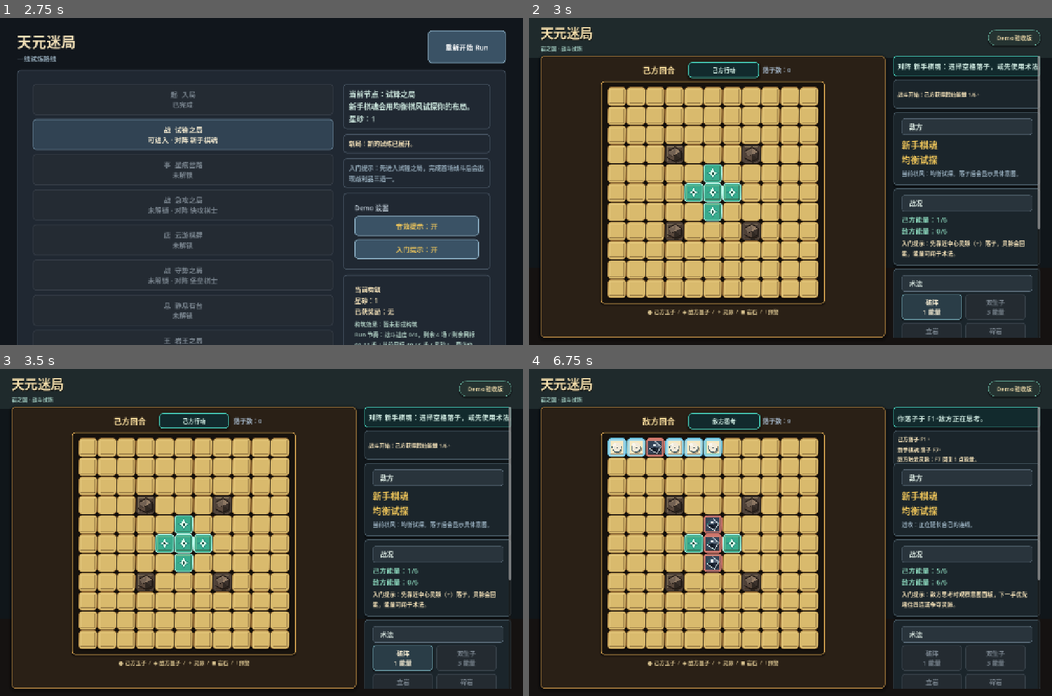
Above: before the commit, frames 1-4 (two rows, left to right).
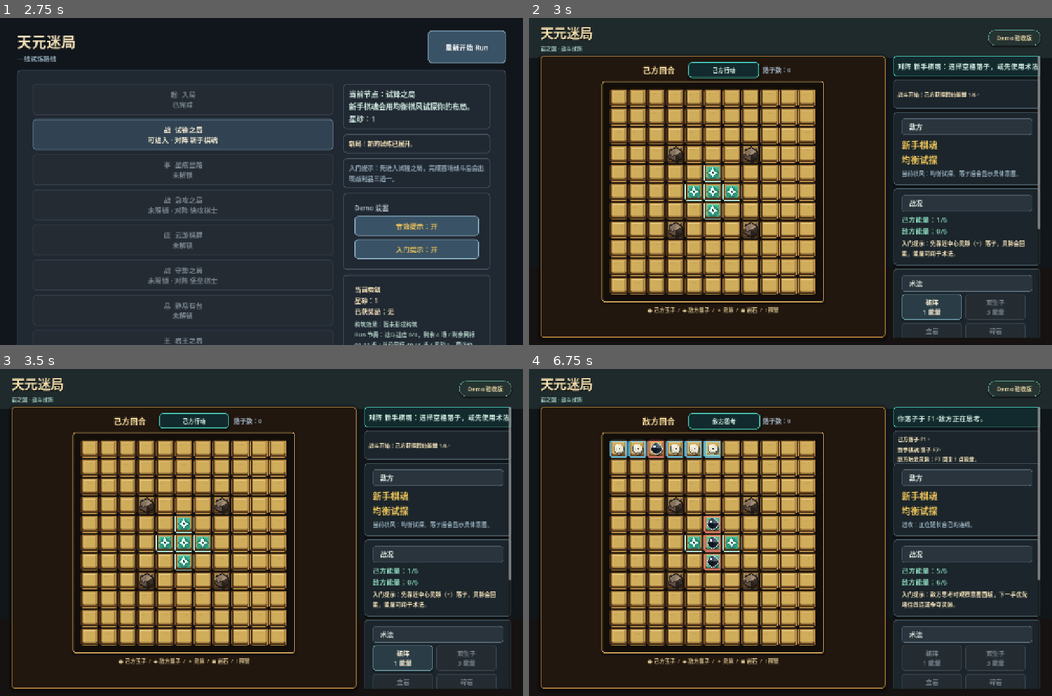
Above: after the commit, the same moments.

Repository: eason522/game
Game: Godot game, scene res://scenes/ui/MainMenu.tscn
Same seed, same stepped clock (60 frames per second), same inputs: the game is played once before the commit and once after it.
Inputs (mouse positions are in pixels of both pictures, inside the frame that each line leads up to):
- Up to frame 1 (2.75 s): click "新的 Run" at 0.5 s; click "重新开始 Run" at 1.25 s; click "重新开始 Run" at 2 s
- Up to frame 2 (3 s): click "战 试锋之局 可进入 · 对阵 新手棋魂" at 2.75 s
- Up to frame 3 (3.5 s): no input
- Up to frame 4 (6.75 s): click (617, 447) at 3.52 s; click (633, 447) at 4.27 s; click (675, 447) at 5.02 s; click (691, 447) at 5.77 s; click (712, 447) at 6.52 s

Frame 1 is identical in both runs. In frame 2, 16% of the frame differs, in the area x 2-69%, y 11-98%; in frame 3, 16%; in frame 4, 16%.

Commit message:
打磨战斗棋盘材质质感
本轮按计划推进棋盘第一眼观感：格子改为内嵌材质面，收紧格缝，强化木纹、暗边、玉子/墨子体积和岩石棱面。

验证：完整 smoke 套件通过，并补充 battle feedback 材质护栏。

Diff:
--- a/scripts/game/BattleCellButton.gd
+++ b/scripts/game/BattleCellButton.gd
@@ -11,6 +11,7 @@
 const MARK_SEALED := "sealed"
 const MARK_SKILL_TARGET := "skill_target"
 const MARK_WARNING := "warning"
+const MATERIAL_TIER := "inset_board_v2"
 
 var terrain_kind := TERRAIN_NORMAL
 var piece_kind := PIECE_NONE
@@ -18,6 +19,17 @@
 var is_winning_cell := false
 var is_last_move_cell := false
 var feedback_kind := ""
+var board_position := Vector2i.ZERO
+var material_tier := MATERIAL_TIER
+
+
+func set_board_position(pos: Vector2i) -> void:
+	board_position = pos
+	queue_redraw()
+
+
+func get_material_tier() -> String:
+	return material_tier
 
 
 func set_visual_state(terrain: String, piece: String, marker: String, winning: bool, last_move: bool, feedback: String) -> void:
@@ -32,7 +44,7 @@
 
 func _draw() -> void:
 	var rect := Rect2(Vector2.ZERO, size)
-	_draw_cell_bevel(rect)
+	_draw_cell_surface(rect)
 
 	match terrain_kind:
 		TERRAIN_SPIRIT:
@@ -65,34 +77,68 @@
 		_draw_feedback_glow(rect)
 
 
-func _draw_cell_bevel(rect: Rect2) -> void:
-	var tl := rect.position + Vector2(5, 5)
-	var tr := rect.position + Vector2(rect.size.x - 5, 5)
-	var bl := rect.position + Vector2(5, rect.size.y - 5)
-	var br := rect.position + rect.size - Vector2(5, 5)
-	draw_line(tl, tr, Color(1, 0.91, 0.62, 0.28), 2.0)
-	draw_line(tl, bl, Color(1, 0.91, 0.62, 0.18), 1.5)
-	draw_line(bl, br, Color(0.18, 0.09, 0.02, 0.34), 2.0)
-	draw_line(tr, br, Color(0.18, 0.09, 0.02, 0.26), 1.5)
+func _draw_cell_surface(rect: Rect2) -> void:
+	var outer := rect.grow(-2)
+	var lip := rect.grow(-4)
+	var face := Rect2(Vector2(7, 6), rect.size - Vector2(14, 13))
+	var face_color := Color("#d0ad5b")
+	var grain_color := Color("#a9813f")
+	var inner_shadow := Color("#4a2f16")
+
+	if terrain_kind == TERRAIN_SPIRIT:
+		face_color = Color("#43b999")
+		grain_color = Color("#26866f")
+		inner_shadow = Color("#10443d")
+	elif terrain_kind == TERRAIN_ROCK:
+		face_color = Color("#534438")
+		grain_color = Color("#2b211b")
+		inner_shadow = Color("#1b1410")
+
+	draw_rect(outer, Color("#3b2917"), true)
+	draw_rect(lip, Color("#b98d45"), true)
+	draw_rect(Rect2(lip.position + Vector2(0, lip.size.y - 5), Vector2(lip.size.x, 5)), Color("#6c461f"), true)
+	draw_rect(face, face_color, true)
+	draw_rect(Rect2(face.position, Vector2(face.size.x, 3)), Color(1, 0.92, 0.68, 0.20), true)
+	draw_rect(Rect2(face.position + Vector2(0, face.size.y - 4), Vector2(face.size.x, 4)), Color(inner_shadow.r, inner_shadow.g, inner_shadow.b, 0.30), true)
+	draw_line(face.position + Vector2(1, 1), face.position + Vector2(face.size.x - 2, 1), Color(1, 0.96, 0.72, 0.22), 1.0)
+	draw_line(face.position + Vector2(1, 1), face.position + Vector2(1, face.size.y - 2), Color(1, 0.92, 0.62, 0.16), 1.0)
+	draw_line(face.position + Vector2(0, face.size.y - 1), face.position + face.size - Vector2(1, 1), Color(0.13, 0.07, 0.03, 0.34), 1.2)
+	draw_line(face.position + Vector2(face.size.x - 1, 0), face.position + face.size - Vector2(1, 1), Color(0.13, 0.07, 0.03, 0.28), 1.2)
+	_draw_cell_grain(face, grain_color)
+
+
+func _draw_cell_grain(face: Rect2, grain_color: Color) -> void:
+	for index in range(3):
+		var start_x: float = face.position.x + 4.0 + float(index) * 8.0 + _seeded_variation(index, 2.0)
+		var y: float = face.position.y + 8.0 + _seeded_variation(index + 3, 4.0)
+		var end_x: float = min(face.position.x + face.size.x - 4.0, start_x + 11.0 + _seeded_variation(index + 6, 3.0))
+		draw_line(Vector2(start_x, y), Vector2(end_x, y + _seeded_variation(index + 9, 1.5)), Color(grain_color.r, grain_color.g, grain_color.b, 0.22), 0.8)
+
+
+func _seeded_variation(index: int, span: float) -> float:
+	var raw: int = (board_position.x * 31 + board_position.y * 47 + index * 17) % 100
+	return (float(raw) / 99.0 - 0.5) * span
 
 
 func _draw_spirit(rect: Rect2) -> void:
 	var center := rect.get_center()
-	draw_circle(center, rect.size.x * 0.28, Color(0.14, 0.78, 0.63, 0.20))
-	draw_circle(center, rect.size.x * 0.18, Color(0.35, 0.98, 0.79, 0.35))
+	draw_circle(center + Vector2(1, 2), rect.size.x * 0.31, Color(0.02, 0.12, 0.10, 0.28))
+	draw_circle(center, rect.size.x * 0.29, Color(0.14, 0.78, 0.63, 0.26))
+	draw_circle(center, rect.size.x * 0.20, Color(0.35, 0.98, 0.79, 0.36))
 	var star := PackedVector2Array([
-		center + Vector2(0, -13),
-		center + Vector2(5, -4),
-		center + Vector2(13, 0),
-		center + Vector2(5, 4),
-		center + Vector2(0, 13),
-		center + Vector2(-5, 4),
-		center + Vector2(-13, 0),
-		center + Vector2(-5, -4),
+		center + Vector2(0, -14),
+		center + Vector2(5, -5),
+		center + Vector2(14, 0),
+		center + Vector2(5, 5),
+		center + Vector2(0, 14),
+		center + Vector2(-5, 5),
+		center + Vector2(-14, 0),
+		center + Vector2(-5, -5),
 	])
 	draw_colored_polygon(star, Color("#dfffee"))
-	draw_polyline(star, Color("#2e8c7e"), 2.0, true)
-	draw_circle(center, 3.0, Color("#1f4e45"))
+	draw_polyline(star, Color("#247767"), 2.0, true)
+	draw_circle(center, 4.0, Color("#f6fff7"))
+	draw_circle(center, 2.2, Color("#1f4e45"))
 
 
 func _draw_rock(rect: Rect2) -> void:
@@ -107,72 +153,75 @@
 	])
 	var shadow_offset := PackedVector2Array()
 	for point in shadow:
-		shadow_offset.append(point + Vector2(3, 4))
-	draw_colored_polygon(shadow_offset, Color(0.03, 0.025, 0.02, 0.45))
-	draw_colored_polygon(shadow, Color("#4e4037"))
+		shadow_offset.append(point + Vector2(4, 5))
+	draw_colored_polygon(shadow_offset, Color(0.03, 0.025, 0.02, 0.52))
+	draw_colored_polygon(shadow, Color("#46382f"))
 
 	draw_colored_polygon(PackedVector2Array([
 		center + Vector2(-15, -7),
 		center + Vector2(2, -17),
 		center + Vector2(1, 1),
 		center + Vector2(-7, 6),
-	]), Color("#726153"))
+	]), Color("#837160"))
 	draw_colored_polygon(PackedVector2Array([
 		center + Vector2(2, -17),
 		center + Vector2(17, -6),
 		center + Vector2(1, 1),
-	]), Color("#8a7562"))
+	]), Color("#9a836b"))
 	draw_colored_polygon(PackedVector2Array([
 		center + Vector2(17, -6),
 		center + Vector2(16, 11),
 		center + Vector2(1, 1),
-	]), Color("#3c322c"))
+	]), Color("#3a3029"))
 	draw_colored_polygon(PackedVector2Array([
 		center + Vector2(16, 11),
 		center + Vector2(1, 18),
 		center + Vector2(1, 1),
-	]), Color("#302822"))
+	]), Color("#2a221d"))
 	draw_colored_polygon(PackedVector2Array([
 		center + Vector2(1, 18),
 		center + Vector2(-17, 9),
 		center + Vector2(-7, 6),
 		center + Vector2(1, 1),
-	]), Color("#5a493d"))
-	draw_polyline(shadow, Color("#211915"), 2.4, true)
+	]), Color("#604f42"))
+	draw_polyline(shadow, Color("#1c1512"), 2.6, true)
 	draw_line(center + Vector2(-7, 6), center + Vector2(1, 1), Color("#241b16"), 1.3)
-	draw_line(center + Vector2(1, 1), center + Vector2(9, -8), Color(1, 0.86, 0.61, 0.20), 1.2)
-	draw_line(center + Vector2(-8, -7), center + Vector2(1, -12), Color(1, 0.86, 0.61, 0.18), 1.2)
+	draw_line(center + Vector2(1, 1), center + Vector2(10, -8), Color(1, 0.86, 0.61, 0.24), 1.3)
+	draw_line(center + Vector2(-8, -7), center + Vector2(1, -12), Color(1, 0.86, 0.61, 0.22), 1.3)
 
 
 func _draw_player_piece(rect: Rect2, temporary: bool) -> void:
 	var center := rect.get_center()
-	var radius := rect.size.x * 0.27
-	draw_circle(center + Vector2(2, 3), radius, Color(0.04, 0.03, 0.02, 0.38))
-	draw_circle(center, radius, Color("#f2ead9") if not temporary else Color("#d5c28d"))
-	draw_arc(center, radius - 1, -PI * 0.1, PI * 1.16, 40, Color("#425d67"), 2.0)
-	draw_circle(center + Vector2(-6, -6), radius * 0.36, Color(1, 1, 1, 0.50))
-	draw_circle(center + Vector2(1, 1), radius * 0.18, Color("#253844"))
+	var radius := rect.size.x * 0.29
+	draw_circle(center + Vector2(3, 4), radius, Color(0.04, 0.03, 0.02, 0.42))
+	draw_circle(center + Vector2(0, 1), radius, Color("#a98b54") if temporary else Color("#b6a174"))
+	draw_circle(center, radius - 2.0, Color("#efe4cf") if not temporary else Color("#d3bd83"))
+	draw_circle(center + Vector2(-4, -4), radius * 0.58, Color(1, 0.97, 0.84, 0.34))
+	draw_arc(center, radius - 1, -PI * 0.08, PI * 1.16, 42, Color("#435a63"), 2.0)
+	draw_arc(center + Vector2(1, 1), radius - 5, PI * 0.35, PI * 1.20, 28, Color(0.26, 0.19, 0.10, 0.22), 1.4)
+	draw_circle(center + Vector2(-6, -7), radius * 0.28, Color(1, 1, 1, 0.58))
+	draw_circle(center + Vector2(1, 1), radius * 0.14, Color("#243844"))
 
 
 func _draw_enemy_piece(rect: Rect2) -> void:
 	var center := rect.get_center()
-	var points := PackedVector2Array([
-		center + Vector2(0, -15),
-		center + Vector2(14, -2),
-		center + Vector2(4, 15),
-		center + Vector2(-14, 3),
-	])
+	var points := PackedVector2Array()
+	for index in range(8):
+		var angle := -PI * 0.5 + float(index) * TAU / 8.0
+		var radius := 15.0 if index % 2 == 0 else 13.0
+		points.append(center + Vector2(cos(angle), sin(angle)) * radius)
 	var shadow := PackedVector2Array()
 	for point in points:
 		shadow.append(point + Vector2(3, 4))
 	draw_colored_polygon(shadow, Color(0.02, 0.02, 0.03, 0.45))
-	draw_colored_polygon(points, Color("#283446"))
-	draw_colored_polygon(PackedVector2Array([points[0], points[1], center]), Color("#59687a"))
-	draw_colored_polygon(PackedVector2Array([points[1], points[2], center]), Color("#1f2938"))
-	draw_colored_polygon(PackedVector2Array([points[2], points[3], center]), Color("#111925"))
-	draw_colored_polygon(PackedVector2Array([points[3], points[0], center]), Color("#3e4d62"))
-	draw_polyline(points, Color("#d7e2e6"), 1.7, true)
-	draw_circle(center + Vector2(-2, -5), 3.2, Color("#e9f4f7"))
+	draw_colored_polygon(points, Color("#222b36"))
+	draw_colored_polygon(PackedVector2Array([points[0], points[1], points[2], center]), Color("#536170"))
+	draw_colored_polygon(PackedVector2Array([points[2], points[3], points[4], center]), Color("#1b2430"))
+	draw_colored_polygon(PackedVector2Array([points[4], points[5], points[6], center]), Color("#101722"))
+	draw_colored_polygon(PackedVector2Array([points[6], points[7], points[0], center]), Color("#394657"))
+	draw_polyline(points, Color("#cad7dc"), 1.7, true)
+	draw_circle(center + Vector2(-4, -6), 3.2, Color("#e8f1f2"))
+	draw_circle(center + Vector2(2, 3), 4.0, Color(0.02, 0.02, 0.03, 0.24))
 
 
 func _draw_seal(rect: Rect2) -> void:
--- a/scripts/game/BattleScene.gd
+++ b/scripts/game/BattleScene.gd
@@ -2,7 +2,7 @@
 
 const BOARD_SIZE := 11
 const CELL_SIZE := Vector2(44, 44)
-const BOARD_GRID_GAP := 3
+const BOARD_GRID_GAP := 2
 const STATUS_SLOT_SIZE := Vector2(0, 52)
 const FEEDBACK_SLOT_SIZE := Vector2(0, 72)
 const RESULT_BANNER_HEIGHT := 64.0
@@ -181,26 +181,26 @@
 
 
 func _create_styles() -> void:
-	empty_style = _make_cell_style(Color("#d7b76a"), Color("#8c6430"), 2, 8, Color("#f4d992"))
-	spirit_style = _make_cell_style(Color("#35a788"), Color("#c8fff1"), 3, 8, Color("#70e0c3"))
-	rock_style = _make_cell_style(Color("#4c4037"), Color("#1e1712"), 2, 7, Color("#7a6757"))
-	skill_target_style = _make_cell_style(Color("#795fc5"), Color("#fff1b8"), 4, 8, Color("#d9c7ff"))
-	feedback_player_style = _make_cell_style(Color("#f5e7be"), Color("#58b7d9"), 5, 9, Color("#ffffff"))
-	feedback_enemy_style = _make_cell_style(Color("#303d50"), Color("#df7b6c"), 5, 9, Color("#70859e"))
-	feedback_skill_style = _make_cell_style(Color("#7159bd"), Color("#fff0a8"), 5, 9, Color("#cdbbff"))
-	feedback_rock_style = _make_cell_style(Color("#645144"), Color("#f2b35e"), 5, 9, Color("#a48262"))
-	feedback_energy_style = _make_cell_style(Color("#32a786"), Color("#d7fff1"), 5, 9, Color("#82ebcf"))
-	warning_style = _make_cell_style(Color("#b84d43"), Color("#fff0bf"), 4, 8, Color("#e97f68"))
-	sealed_style = _make_cell_style(Color("#596477"), Color("#f0c65a"), 4, 8, Color("#92a3ba"))
-	player_style = _make_cell_style(Color("#f2ead9"), Color("#45636f"), 3, 12, Color("#ffffff"))
-	temporary_player_style = _make_cell_style(Color("#d3c08a"), Color("#7a8793"), 3, 12, Color("#f0e2ad"))
-	enemy_style = _make_cell_style(Color("#273141"), Color("#d9e1e5"), 3, 12, Color("#657186"))
-	last_player_style = _make_cell_style(Color("#fff4d2"), Color("#35b5d4"), 4, 12, Color("#ffffff"))
-	last_enemy_style = _make_cell_style(Color("#38465a"), Color("#e36b59"), 4, 12, Color("#7988a2"))
-	win_style = _make_cell_style(Color("#e5a544"), Color("#fff0bd"), 4, 12, Color("#ffd987"))
+	empty_style = _make_cell_style(Color("#b98d45"), Color("#5b3b1b"), 1, 5, Color("#e2c478"))
+	spirit_style = _make_cell_style(Color("#2f9b80"), Color("#d7fff1"), 2, 5, Color("#70e0c3"))
+	rock_style = _make_cell_style(Color("#4a3b31"), Color("#1e1712"), 1, 5, Color("#7a6757"))
+	skill_target_style = _make_cell_style(Color("#7455b9"), Color("#fff1b8"), 3, 5, Color("#d9c7ff"))
+	feedback_player_style = _make_cell_style(Color("#d7b56b"), Color("#58b7d9"), 4, 5, Color("#ffffff"))
+	feedback_enemy_style = _make_cell_style(Color("#303d50"), Color("#df7b6c"), 4, 5, Color("#70859e"))
+	feedback_skill_style = _make_cell_style(Color("#7159bd"), Color("#fff0a8"), 4, 5, Color("#cdbbff"))
+	feedback_rock_style = _make_cell_style(Color("#5a4a3e"), Color("#f2b35e"), 4, 5, Color("#a48262"))
+	feedback_energy_style = _make_cell_style(Color("#32a786"), Color("#d7fff1"), 4, 5, Color("#82ebcf"))
+	warning_style = _make_cell_style(Color("#b84d43"), Color("#fff0bf"), 3, 5, Color("#e97f68"))
+	sealed_style = _make_cell_style(Color("#596477"), Color("#f0c65a"), 3, 5, Color("#92a3ba"))
+	player_style = _make_cell_style(Color("#d8bc79"), Color("#45636f"), 2, 5, Color("#ffffff"))
+	temporary_player_style = _make_cell_style(Color("#c4a865"), Color("#7a8793"), 2, 5, Color("#f0e2ad"))
+	enemy_style = _make_cell_style(Color("#273141"), Color("#d9e1e5"), 2, 5, Color("#657186"))
+	last_player_style = _make_cell_style(Color("#e0c47c"), Color("#35b5d4"), 3, 5, Color("#ffffff"))
+	last_enemy_style = _make_cell_style(Color("#38465a"), Color("#e36b59"), 3, 5, Color("#7988a2"))
+	win_style = _make_cell_style(Color("#c98e35"), Color("#fff0bd"), 3, 5, Color("#ffd987"))
 	panel_style = _make_panel_style(Color("#1b252b"), Color("#42535d"), 2, 8, 5)
-	board_panel_style = _make_panel_style(Color("#2a2016"), Color("#9b733a"), 2, 10, 8)
-	board_frame_style = _make_panel_style(Color("#17120d"), Color("#c7994c"), 2, 8, 4)
+	board_panel_style = _make_panel_style(Color("#21170f"), Color("#a97936"), 2, 8, 10)
+	board_frame_style = _make_panel_style(Color("#130e0a"), Color("#d1a55b"), 2, 6, 6)
 	status_panel_style = _make_panel_style(Color("#122a2d"), Color("#44c5b2"), 2, 8, 6)
 	sidebar_title_style = _make_panel_style(Color("#29343c"), Color("#566774"), 1, 6, 0)
 	action_button_style = _make_panel_style(Color("#2a3d47"), Color("#5f8a95"), 2, 7, 2)
@@ -217,9 +217,9 @@
 	style.set_border_width_all(border_width)
 	style.set_corner_radius_all(corner_radius)
 	style.shadow_color = Color(0, 0, 0, 0.32)
-	style.shadow_size = 3
-	style.shadow_offset = Vector2(1, 2)
-	style.set_expand_margin_all(1)
+	style.shadow_size = 1
+	style.shadow_offset = Vector2(0, 1)
+	style.set_expand_margin_all(0)
 	style.content_margin_left = 0
 	style.content_margin_right = 0
 	style.content_margin_top = 0
@@ -227,9 +227,9 @@
 	style.border_blend = true
 	style.anti_aliasing = true
 	style.anti_aliasing_size = 0.8
-	style.skew = Vector2(0.02, 0.0)
+	style.skew = Vector2.ZERO
 	style.corner_detail = 8
-	style.bg_color = fill.lerp(highlight, 0.08)
+	style.bg_color = fill.lerp(highlight, 0.04)
 	style.content_margin_left = 0
 	style.content_margin_right = 0
 	style.content_margin_top = 0
@@ -397,10 +397,10 @@
 	board_center.add_child(board_frame_panel)
 
 	var board_grid_margin := MarginContainer.new()
-	board_grid_margin.add_theme_constant_override("margin_left", 7)
-	board_grid_margin.add_theme_constant_override("margin_top", 7)
-	board_grid_margin.add_theme_constant_override("margin_right", 7)
-	board_grid_margin.add_theme_constant_override("margin_bottom", 7)
+	board_grid_margin.add_theme_constant_override("margin_left", 10)
+	board_grid_margin.add_theme_constant_override("margin_top", 10)
+	board_grid_margin.add_theme_constant_override("margin_right", 10)
+	board_grid_margin.add_theme_constant_override("margin_bottom", 10)
 	board_frame_panel.add_child(board_grid_margin)
 
 	board_grid = GridContainer.new()
@@ -614,6 +614,7 @@
 			button.add_theme_color_override("font_disabled_color", Color("#10151a"))
 			button.add_theme_color_override("font_outline_color", Color(0, 0, 0, 0.28))
 			button.add_theme_constant_override("outline_size", 1)
+			button.set_board_position(pos)
 			button.pressed.connect(_on_cell_pressed.bind(pos))
 			button.mouse_entered.connect(_on_cell_hovered.bind(pos))
 			board_grid.add_child(button)
--- a/tests/battle_feedback_smoke.gd
+++ b/tests/battle_feedback_smoke.gd
@@ -89,6 +89,12 @@
 
 			if first_cell_style == null or first_cell_style.shadow_size <= 0:
 				failures.append("battle feedback: expected board cells to use material-style shadow")
+
+			if scene.board_grid.get_theme_constant("h_separation") > 2 or scene.board_grid.get_theme_constant("v_separation") > 2:
+				failures.append("battle feedback: expected tightened board gaps for a single-board material feel")
+
+			if not first_cell.has_method("get_material_tier") or first_cell.get_material_tier() != "inset_board_v2":
+				failures.append("battle feedback: expected inset board material renderer v2")
 
 			var rock_cell = scene.cells[3][3]
 
Not shown, changed: DEVELOPMENT_PLAN.md
Not shown, changed: README.md
